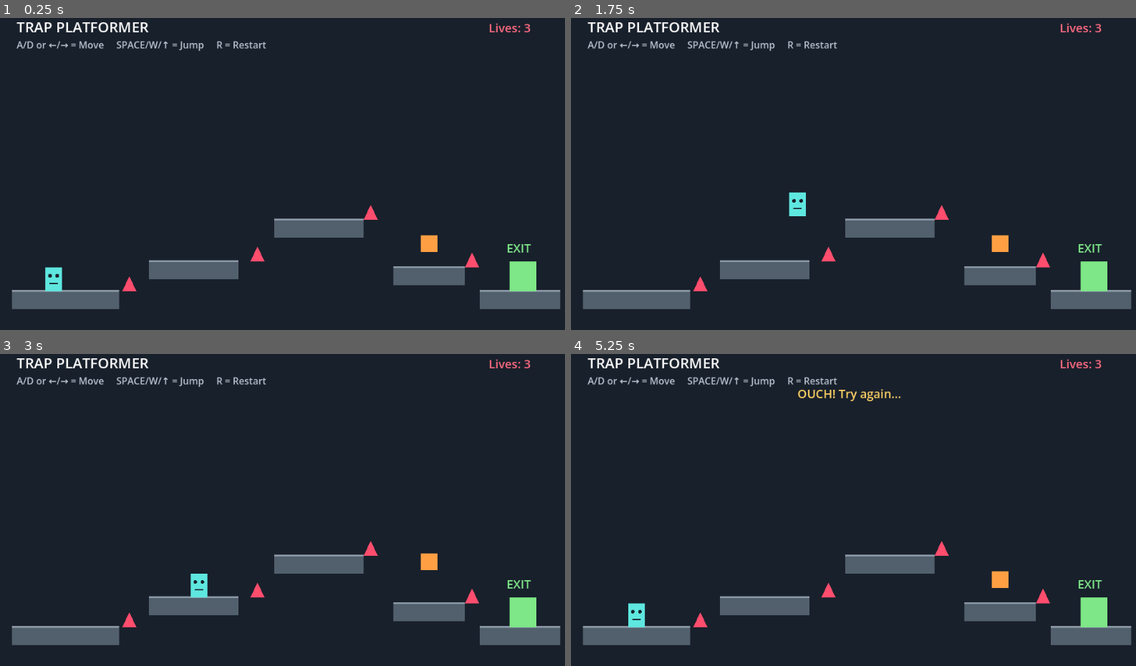
Above: before the commit, frames 1-4 (two rows, left to right).
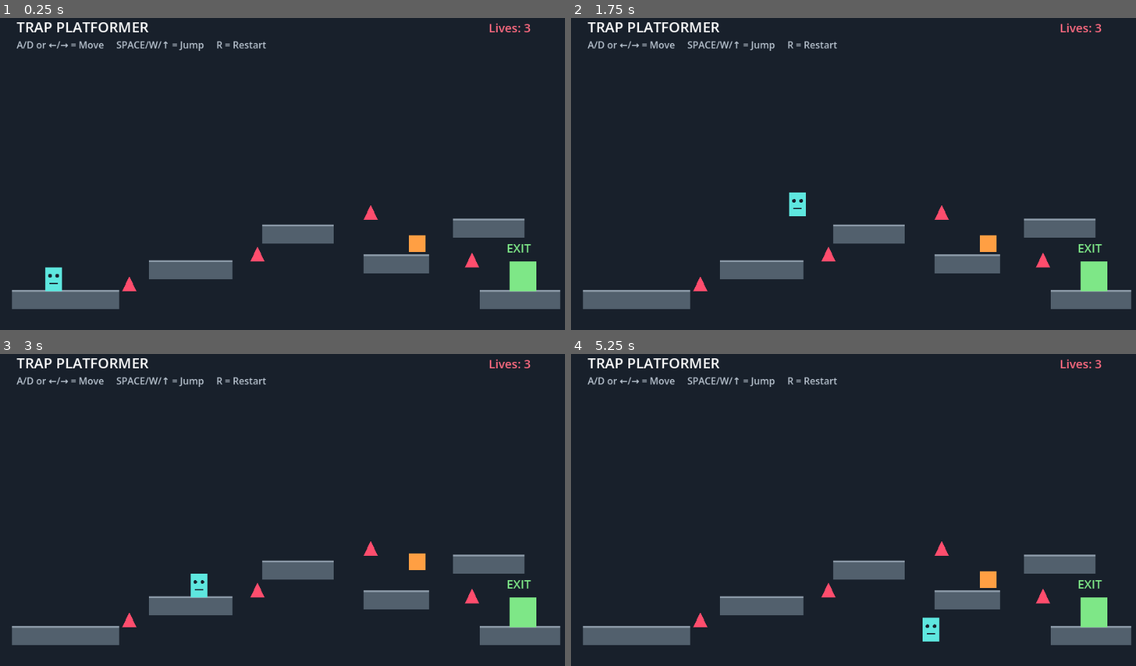
Above: after the commit, the same moments.

Repository: HimaBindhu-j/trap-platformer
Game: Godot game, scene res://Main.tscn
Two runs of this game, one before a commit and one after it. Both use one fixed random seed, a clock stepped at 60 frames per second and the inputs below.
Inputs:
- Up to frame 1 (0.25 s): no input
- Up to frame 2 (1.75 s): hold D (move_right) from 0.53 s (still down); tap Space (jump) at 0.77, 1.52 s
- Up to frame 3 (3 s): release D (move_right) at 2.03 s; hold A (move_left) 2.03-2.78 s; hold D (move_right) from 2.78 s (still down)
- Up to frame 4 (5.25 s): tap Space (jump) at 3.02, 3.77, 4.52 s; release D (move_right) at 4.28 s; hold A (move_left) 4.28-5.03 s; hold D (move_right) from 5.03 s (still down)

The runs differ from the first frame. In frame 1, 3.3% of the frame differs, in the area x 41-93%, y 64-86%; in frame 2, 3.3%; in frame 3, 3.3%; in frame 4, 4.0%, in the area x 10-93%, y 11-93%.

Commit message:
Improve level one layout

Diff:
--- a/trap_platformer/Level.gd
+++ b/trap_platformer/Level.gd
@@ -1,11 +1,12 @@
 extends Node2D
 
 var platforms = [
-	Rect2(20, 470, 180, 30),
-	Rect2(250, 420, 150, 30),
-	Rect2(460, 350, 150, 30),
-	Rect2(660, 430, 120, 30),
-	Rect2(805, 470, 135, 30)
+	Rect2(20, 470, 180, 30),   # Start
+	Rect2(250, 420, 140, 30),  # Platform 2
+	Rect2(440, 360, 120, 30),  # Platform 3
+	Rect2(610, 410, 110, 30),  # Platform 4
+	Rect2(760, 350, 120, 30),  # Platform 5
+	Rect2(805, 470, 135, 30)   # Exit platform
 ]
 
 var spikes = [
@@ -76,7 +77,7 @@
 	trap_rect.size = Vector2(28, 28)
 	trap_shape.shape = trap_rect
 
-	moving_trap.position = Vector2(720, moving_trap_start_y)
+	moving_trap.position = Vector2(700, moving_trap_start_y)
 	moving_trap.monitoring = true
 
 	moving_trap.add_child(trap_shape)
